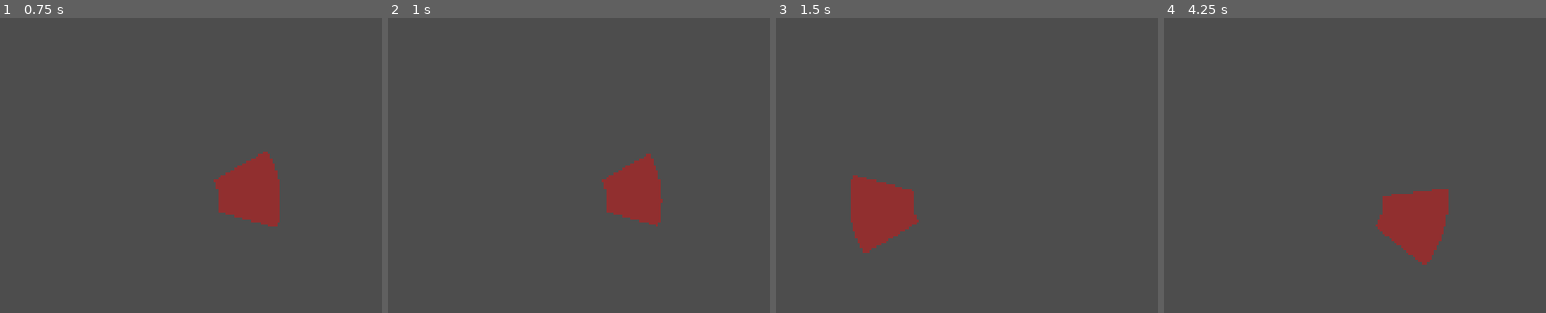
Above: before the commit, frames 1-4 (left to right).
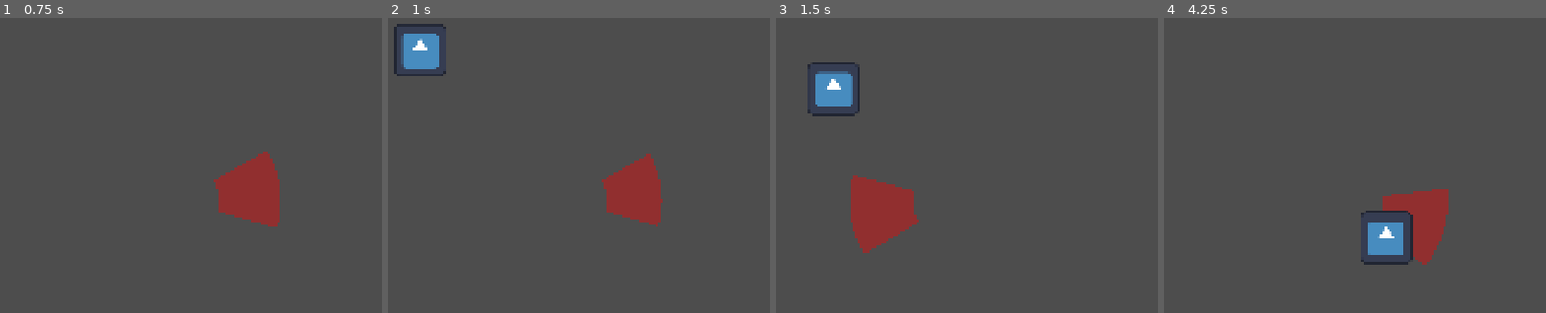
Above: after the commit, the same moments.

Repository: zabenn/gmtk-2026
Game: Godot game, scene res://scenes/main/main.tscn
Same seed, same stepped clock (60 frames per second), same inputs: the game is played once before the commit and once after it. The engine's default icon, where the game draws it, is replaced by a stand-in: a white triangle on a blue panel in a dark square.
Inputs (mouse positions are in pixels of both pictures, inside the frame that each line leads up to):
- Up to frame 1 (0.75 s): move the mouse to (351, 177) at 0.52 s; click (351, 177) at 0.67 s
- Up to frame 2 (1 s): no input
- Up to frame 3 (1.5 s): move the mouse to (795, 224) at 1.27 s; click (795, 224) at 1.42 s
- Up to frame 4 (4.25 s): move the mouse to (1419, 103) at 2.02 s; click (1419, 103) at 2.17 s; move the mouse to (1301, 289) at 2.77 s; click (1301, 289) at 2.92 s; move the mouse to (outside the picture) at 3.52 s; click (outside the picture) at 3.67 s

Frame 1 is identical in both runs. In frame 2, 1.5% of the frame differs, in the area x 1-16%, y 2-20%; in frame 3, 1.6%; in frame 4, 1.8%, in the area x 51-66%, y 65-84%.

Commit message:
Enemy spawning

Diff:
--- /dev/null
+++ b/scenes/enemy/enemy.gd
@@ -0,0 +1,8 @@
+extends CharacterBody2D
+
+# @onready var player
+
+func _physics_process(delta: float) -> void:
+	var direction = global_position.direction_to(get_viewport().get_mouse_position())
+	velocity = direction * 300
+	move_and_slide()
--- /dev/null
+++ b/scenes/enemy/enemy.tscn
@@ -0,0 +1,40 @@
+[gd_scene format=3 uid="uid://ctmg7pstwigtx"]
+
+[ext_resource type="Script" uid="uid://j847imf5757l" path="res://scenes/enemy/enemy.gd" id="1_ek13r"]
+[ext_resource type="Script" uid="uid://cx45o6p487kci" path="res://scenes/enemy/hitbox_comp.gd" id="2_1gg35"]
+[ext_resource type="Script" uid="uid://br4kdw5vurpo4" path="res://scenes/enemy/health_comp.gd" id="3_nige3"]
+[ext_resource type="Texture2D" uid="uid://cmofa4u2e67xw" path="res://icon.svg" id="4_gbopb"]
+[ext_resource type="Script" uid="uid://boosnuv2u8pcn" path="res://scenes/enemy/hurtbox_comp.gd" id="5_m0esv"]
+
+[sub_resource type="CircleShape2D" id="CircleShape2D_kykub"]
+
+[sub_resource type="CircleShape2D" id="CircleShape2D_syy3r"]
+
+[sub_resource type="CircleShape2D" id="CircleShape2D_37n8o"]
+radius = 1.0
+
+[node name="Enemy" type="CharacterBody2D" unique_id=773616265]
+script = ExtResource("1_ek13r")
+
+[node name="HitboxComp" type="Area2D" parent="." unique_id=588500215]
+script = ExtResource("2_1gg35")
+
+[node name="CollisionShape2D" type="CollisionShape2D" parent="HitboxComp" unique_id=1669166762]
+shape = SubResource("CircleShape2D_kykub")
+
+[node name="HealthComp" type="Node2D" parent="." unique_id=258070088]
+script = ExtResource("3_nige3")
+
+[node name="AttackComp" type="Node2D" parent="." unique_id=1440351338]
+
+[node name="Sprite2D" type="Sprite2D" parent="." unique_id=620230609]
+texture = ExtResource("4_gbopb")
+
+[node name="HurtboxComp" type="Area2D" parent="." unique_id=139794605]
+script = ExtResource("5_m0esv")
+
+[node name="HurtboxArea" type="CollisionShape2D" parent="HurtboxComp" unique_id=1357576820]
+shape = SubResource("CircleShape2D_syy3r")
+
+[node name="CollisionShape2D" type="CollisionShape2D" parent="." unique_id=1769600744]
+shape = SubResource("CircleShape2D_37n8o")
--- /dev/null
+++ b/scenes/enemy/health_comp.gd
@@ -0,0 +1,12 @@
+extends Node2D
+class_name HealthComponent
+
+@export var MAX_HEALTH := 10
+
+var health: float
+
+signal i_died_signal
+
+
+func _ready():
+	health = MAX_HEALTH
--- /dev/null
+++ b/scenes/enemy/hitbox_comp.gd
@@ -0,0 +1 @@
+extends Area2D
--- /dev/null
+++ b/scenes/enemy/hurtbox_comp.gd
@@ -0,0 +1,3 @@
+extends Area2D
+
+@export var health_comp: HealthComponent
--- a/scenes/main/main.gd
+++ b/scenes/main/main.gd
@@ -1,2 +1,6 @@
 class_name Main
 extends Node
+
+
+func _on_hitbox_comp_body_entered(body: Node2D) -> void:
+	pass # Replace with function body.
--- a/scenes/main/main.tscn
+++ b/scenes/main/main.tscn
@@ -13,4 +13,5 @@
 script = ExtResource("3_ow5a4")
 
 [node name="Interface" parent="." unique_id=2088915800 instance=ExtResource("4_hujxm")]
+visible = false
 script = ExtResource("5_yyfjg")
--- a/scenes/world/world.gd
+++ b/scenes/world/world.gd
@@ -1,2 +1,20 @@
 class_name World
 extends Node2D
+
+@onready var enemy_spawn_timer: Timer = %EnemySpawnTimer
+@onready var enemy_scene = preload("res://scenes/enemy/enemy.tscn")
+@export var spawn_time := 5
+
+
+func _ready():
+	enemy_spawn_timer.wait_time = spawn_time
+	enemy_spawn_timer.timeout.connect(_on_timer_timeout)
+
+
+func _on_timer_timeout():
+	var enemy_spawnpoint = Vector2(randf_range(100, 1800), randf_range(100, 960))
+	var enemy = enemy_scene.instantiate()
+	#add a timer to spawn enemies with like a shadow to telegraph
+	enemy.global_position = enemy_spawnpoint
+	add_child(enemy)
+	spawn_time = randf_range(0, 2)
--- a/scenes/world/world.tscn
+++ b/scenes/world/world.tscn
@@ -6,3 +6,7 @@
 
 [node name="Blast" parent="." unique_id=1017176358 instance=ExtResource("1_dphjl")]
 position = Vector2(960, 540)
+
+[node name="EnemySpawnTimer" type="Timer" parent="." unique_id=1371191846]
+unique_name_in_owner = true
+autostart = true
Not shown, added: scenes/enemy/enemy.gd.uid
Not shown, added: scenes/enemy/health_comp.gd.uid
Not shown, added: scenes/enemy/hitbox_comp.gd.uid
Not shown, added: scenes/enemy/hurtbox_comp.gd.uid
